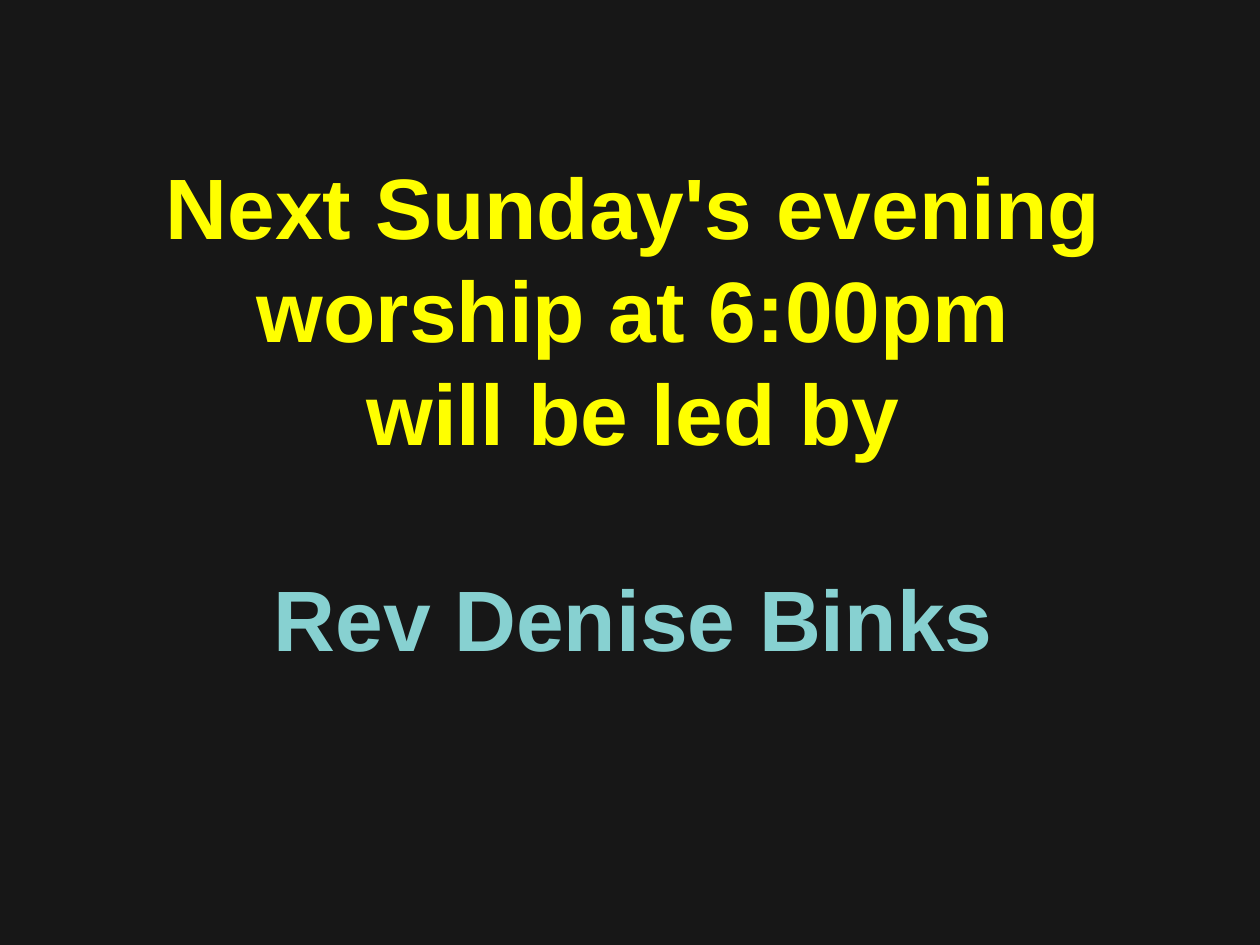
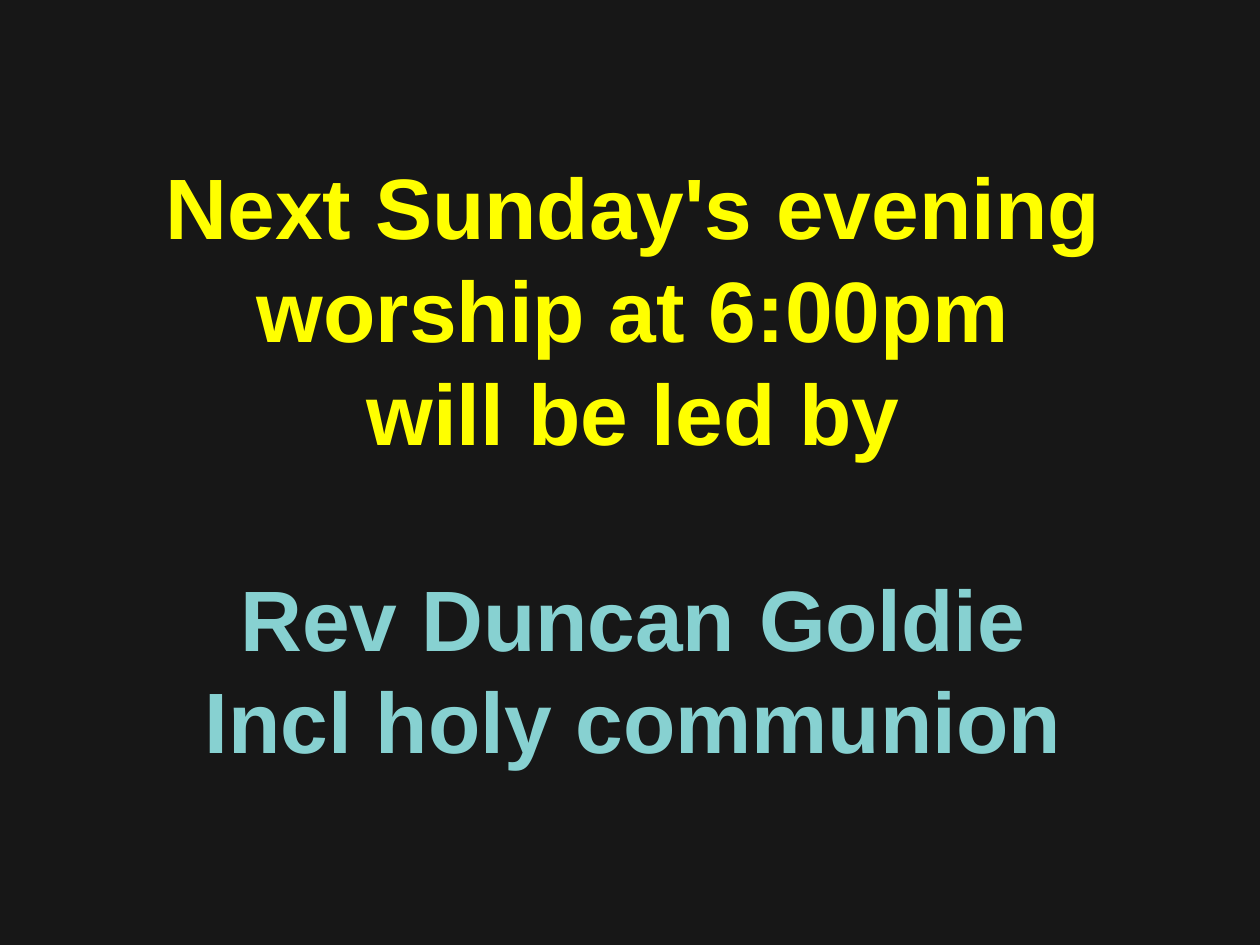
Before and after one commit to martinforsyth/bsuc-audio-visual, a slide deck: slide 6 of resources/presentations/impress/welcome.dark.background.odp. Drawn at 1260x945 pixels with LibreOffice and Linux fonts; fonts in the diff are those of the drawing. Boxes give left, top, right and bottom in pixels: in the first picture for what was removed or moved away, otherwise in the second. Text is boxed around its words. In the diff, an @@ line names an element or a change of style, - is before the commit and + after.

```diff
--- a/resources/presentations/impress/welcome.dark.background.odp
+++ b/resources/presentations/impress/welcome.dark.background.odp
@@ text at bbox=[205, 589, 1061, 769]: text changed @@
-Rev Denise Binks
+Rev Duncan Goldie
+Incl holy communion
```
Also in this commit, not shown: 3 other slides changed, 3 slides added.
